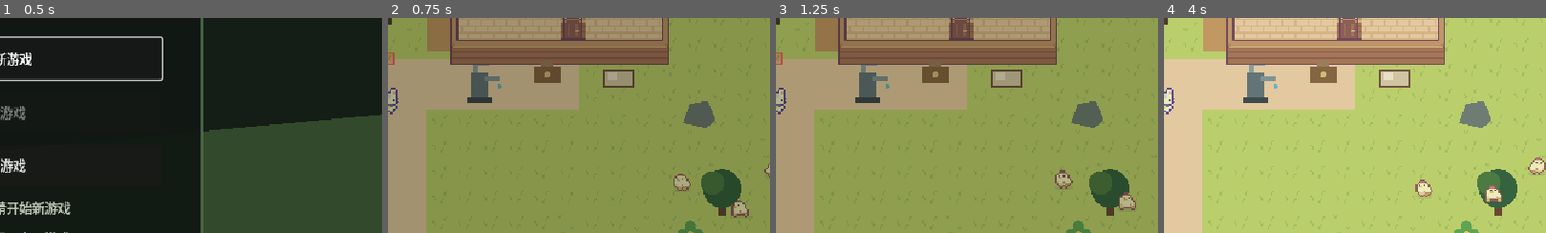
Above: before the commit, frames 1-4 (left to right).
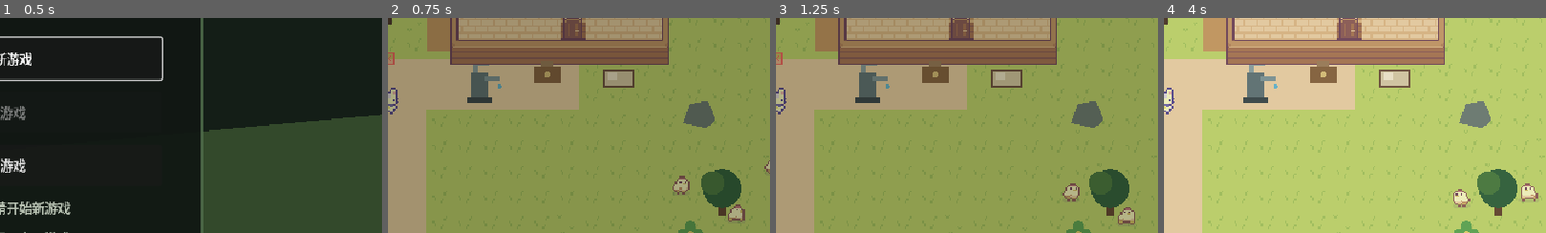
Above: after the commit, the same moments.

Repository: fanfanhappy/zombie-farm-survival
Game: Godot game, scene res://scenes/ui/main_menu.tscn
Same seed, same stepped clock (60 frames per second), same inputs: the game is played once before the commit and once after it.
Inputs:
- Up to frame 1 (0.5 s): no input
- Up to frame 2 (0.75 s): click "开始新游戏" at 0.5 s
- Up to frame 3 (1.25 s): no input
- Up to frame 4 (4 s): click "×1" at 1.25 s; click "×1" at 2 s; click "×1" at 2.75 s; click "4" at 3.5 s
The pictures show only the part of the screen within x 50-100%, y 33-83%; the shares and areas given below are measured in that part.

Frame 1 is identical in both runs. In frame 2, 0.6% of the frame differs, in the area x 74-100%, y 66-95%; in frame 3, 1.0%; in frame 4, 1.3%, in the area x 65-100%, y 64-88%.

Commit message:
将母鸡与农舍迁移为完整独立场景

Diff:
--- /dev/null
+++ b/scenes/world/animals/chicken.tscn
@@ -0,0 +1,18 @@
+[gd_scene load_steps=4 format=3]
+
+[ext_resource type="Script" path="res://scripts/world/animals/chicken.gd" id="1_script"]
+[ext_resource type="PackedScene" path="res://scenes/actors/animals/chicken_visual.tscn" id="2_visual"]
+
+[sub_resource type="CircleShape2D" id="CircleShape2D_chicken"]
+radius = 6.0
+
+[node name="Chicken" type="CharacterBody2D"]
+collision_layer = 2
+collision_mask = 1
+script = ExtResource("1_script")
+
+[node name="ChickenAnimation" parent="." instance=ExtResource("2_visual")]
+
+[node name="CollisionShape2D" type="CollisionShape2D" parent="."]
+position = Vector2(0, 5)
+shape = SubResource("CircleShape2D_chicken")
--- /dev/null
+++ b/scenes/world/buildings/homestead.tscn
@@ -0,0 +1,34 @@
+[gd_scene load_steps=5 format=3]
+
+[ext_resource type="Script" path="res://scripts/world/building/homestead_core.gd" id="1_script"]
+[ext_resource type="PackedScene" path="res://scenes/world/buildings/wooden_house_visual.tscn" id="2_visual"]
+
+[sub_resource type="RectangleShape2D" id="RectangleShape2D_homestead"]
+size = Vector2(300, 220)
+
+[sub_resource type="StyleBoxFlat" id="StyleBoxFlat_health_bg"]
+bg_color = Color(0.12, 0.08, 0.08, 0.9)
+corner_radius_top_left = 3
+corner_radius_top_right = 3
+corner_radius_bottom_right = 3
+corner_radius_bottom_left = 3
+
+[node name="Homestead" type="StaticBody2D"]
+collision_layer = 1
+collision_mask = 0
+script = ExtResource("1_script")
+
+[node name="WoodenHouseVisual" parent="." instance=ExtResource("2_visual")]
+
+[node name="CollisionShape2D" type="CollisionShape2D" parent="."]
+shape = SubResource("RectangleShape2D_homestead")
+
+[node name="HealthBar" type="ProgressBar" parent="."]
+visible = false
+offset_left = -90.0
+offset_top = -135.0
+offset_right = 90.0
+offset_bottom = -125.0
+mouse_filter = 2
+show_percentage = false
+theme_override_styles/background = SubResource("StyleBoxFlat_health_bg")
--- a/scripts/core/game_controller.gd
+++ b/scripts/core/game_controller.gd
@@ -3,6 +3,8 @@
 const PLAYER_HOME := Vector2(640, 460)
 const DAY_LENGTH_SECONDS := 90.0
 const WATERING_CAN_CAPACITY := 5
+const CHICKEN_SCENE := preload("res://scenes/world/animals/chicken.tscn")
+const HOMESTEAD_SCENE := preload("res://scenes/world/buildings/homestead.tscn")
 
 @onready var player: Player = $Player
 @onready var darkness: CanvasModulate = $Darkness
@@ -422,7 +424,7 @@
 		for column in 24:
 			var plot := FarmPlot.new(); plot.position = Vector2(224 + column * FarmPlot.CELL_SIZE, 448 + row * FarmPlot.CELL_SIZE); add_child(plot)
 	for chicken_data in [[Vector2(1010, 555), 0], [Vector2(1080, 590), 1], [Vector2(1125, 535), 0]]:
-		var chicken := Chicken.new()
+		var chicken := CHICKEN_SCENE.instantiate() as Chicken
 		chicken.setup(chicken_data[0], chicken_data[1])
 		add_child(chicken)
 	var workbench := CraftingStation.new(); workbench.position = Vector2(625, 330); add_child(workbench); workbench.setup("workbench")
@@ -434,7 +436,7 @@
 func _create_world_collisions() -> void:
 	_add_wall(Vector2(640, 5), Vector2(1280, 10)); _add_wall(Vector2(640, 795), Vector2(1280, 10))
 	_add_wall(Vector2(5, 400), Vector2(10, 800)); _add_wall(Vector2(1275, 400), Vector2(10, 800))
-	homestead = HomesteadCore.new()
+	homestead = HOMESTEAD_SCENE.instantiate() as HomesteadCore
 	homestead.position = Vector2(840, 280)
 	add_child(homestead)
 	homestead.setup(Vector2(300, 220))
--- a/scripts/world/animals/chicken.gd
+++ b/scripts/world/animals/chicken.gd
@@ -1,7 +1,6 @@
 class_name Chicken
 extends CharacterBody2D
 
-const CHICKEN_VISUAL_SCENE := preload("res://scenes/actors/animals/chicken_visual.tscn")
 const ROAM_RADIUS := 54.0
 
 var home_position := Vector2.ZERO
@@ -9,7 +8,7 @@
 var decision_time := 0.0
 var egg_ready := false
 var chicken_index := 0
-var sprite: AnimatedSprite2D
+@onready var sprite: AnimatedSprite2D = $ChickenAnimation
 
 
 func setup(at_position: Vector2, index: int) -> void:
@@ -24,8 +23,6 @@
 	add_to_group("interactables")
 	add_to_group("mouse_action_targets")
 	z_index = 3
-	sprite = CHICKEN_VISUAL_SCENE.instantiate() as AnimatedSprite2D
-	add_child(sprite)
 	sprite.play(&"chicken_a" if chicken_index % 2 == 0 else &"chicken_b")
 	_choose_next_target()
 
--- a/scripts/world/building/homestead_core.gd
+++ b/scripts/world/building/homestead_core.gd
@@ -1,57 +1,48 @@
 class_name HomesteadCore
 extends StaticBody2D
-
-const HOUSE_VISUAL_SCENE := preload("res://scenes/world/buildings/wooden_house_visual.tscn")
 
 signal health_changed(current: float, maximum: float)
 signal destroyed
 
 @export var max_health := 300.0
 var health := 300.0
-
-
-func _ready() -> void:
-	var visual := HOUSE_VISUAL_SCENE.instantiate()
-	visual.name = "WoodenHouseVisual"
-	add_child(visual)
+@onready var collision_shape: CollisionShape2D = $CollisionShape2D
+@onready var health_bar: ProgressBar = $HealthBar
 
 
 func setup(collision_size: Vector2) -> void:
-	collision_layer = 1
-	collision_mask = 0
 	health = max_health
 	add_to_group("homestead_core")
-	var collision := CollisionShape2D.new()
-	var rectangle := RectangleShape2D.new()
+	var rectangle := collision_shape.shape as RectangleShape2D
 	rectangle.size = collision_size
-	collision.shape = rectangle
-	add_child(collision)
 	health_changed.emit(health, max_health)
-	queue_redraw()
+	_update_health_bar()
 
 
 func take_damage(amount: float) -> void:
 	if health <= 0.0: return
 	health = maxf(health - amount, 0.0)
 	health_changed.emit(health, max_health)
-	queue_redraw()
+	_update_health_bar()
 	if health <= 0.0: destroyed.emit()
 
 
 func repair(amount: float) -> void:
 	health = minf(health + amount, max_health)
 	health_changed.emit(health, max_health)
-	queue_redraw()
+	_update_health_bar()
 
 
 func restore_full() -> void:
 	health = max_health
 	health_changed.emit(health, max_health)
-	queue_redraw()
+	_update_health_bar()
 
 
-func _draw() -> void:
-	if health >= max_health: return
-	var ratio := clampf(health / max_health, 0.0, 1.0)
-	draw_rect(Rect2(-90, -135, 180, 10), Color("#321f20"))
-	draw_rect(Rect2(-90, -135, 180 * ratio, 10), Color("#65b65c") if ratio > 0.35 else Color("#d5534d"))
+func _update_health_bar() -> void:
+	if not is_instance_valid(health_bar):
+		return
+	health_bar.max_value = max_health
+	health_bar.value = health
+	health_bar.visible = health < max_health
+	health_bar.modulate = Color.WHITE if health / max_health > 0.35 else Color("#d5534d")
Not shown, changed: README.md
